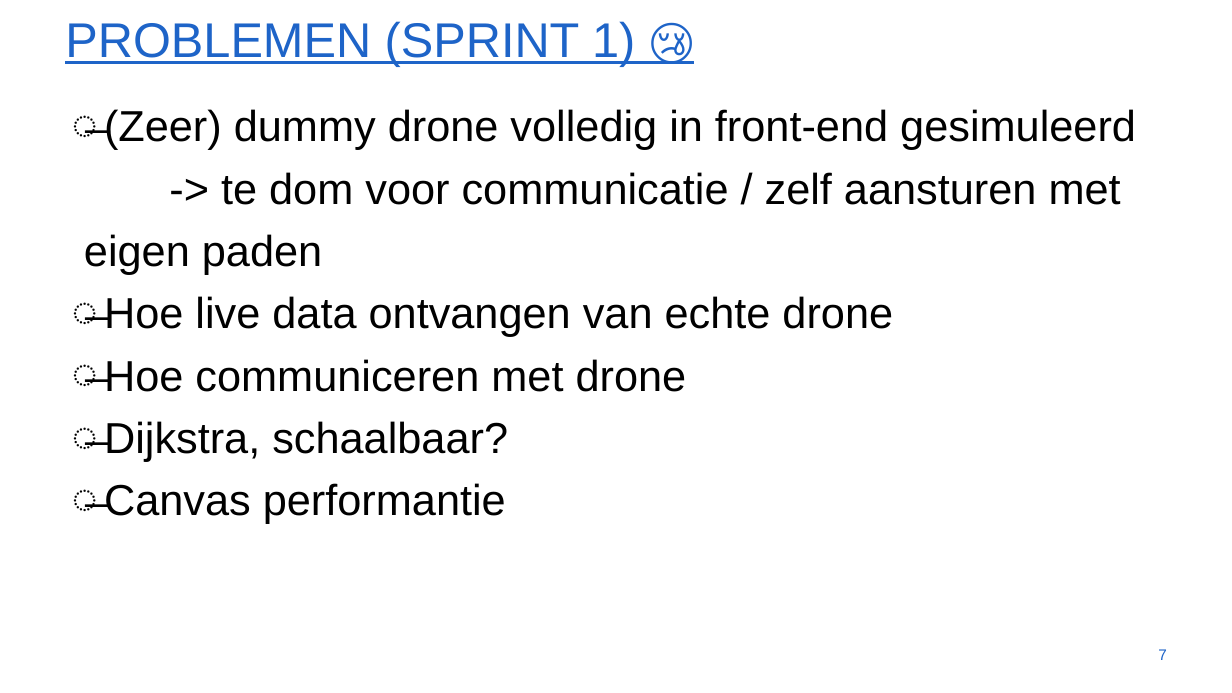
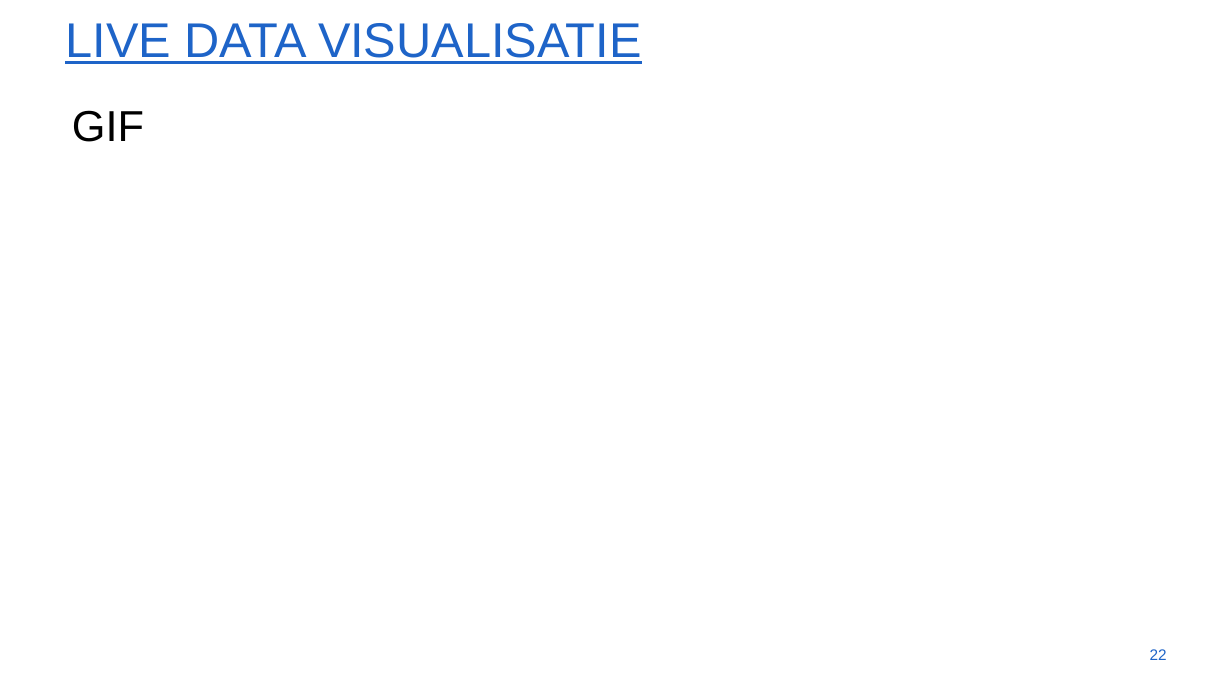
Before and after one commit to WouterStemgee/inventory-management-system-autonomous-drones, a slide deck: slide 22 of presentaties/EindPresentatie.pptx (slide 7 before the commit). Drawn at 1232x693 pixels with LibreOffice and Linux fonts; fonts in the diff are those of the drawing; background and template pictures are left out. Boxes give left, top, right and bottom in pixels: in the first picture for what was removed or moved away, otherwise in the second. Text is boxed around its words. In the diff, an @@ line names an element or a change of style, - is before the commit and + after.

```diff
--- a/presentaties/EindPresentatie.pptx
+++ b/presentaties/EindPresentatie.pptx
@@ title at <box>65,23,642,64</box>: text changed @@
-PROBLEMEN (SPRINT 1) 😢
+LIVE DATA VISUALISATIE
@@ text at <box>72,110,144,142</box>: text changed @@
-̶ (Zeer) dummy drone volledig in front-end gesimuleerd
--> te dom voor communicatie / zelf aansturen met eigen paden
-̶ Hoe live data ontvangen van echte drone
-̶ Hoe communiceren met drone
-̶ Dijkstra, schaalbaar?
-̶ Canvas performantie
+GIF
@@ page number at <box>1150,649,1167,660</box>: text changed @@
-7
+22
```
Also in this commit, not shown: 5 other slides changed, 12 slides added, 6 slides removed.
